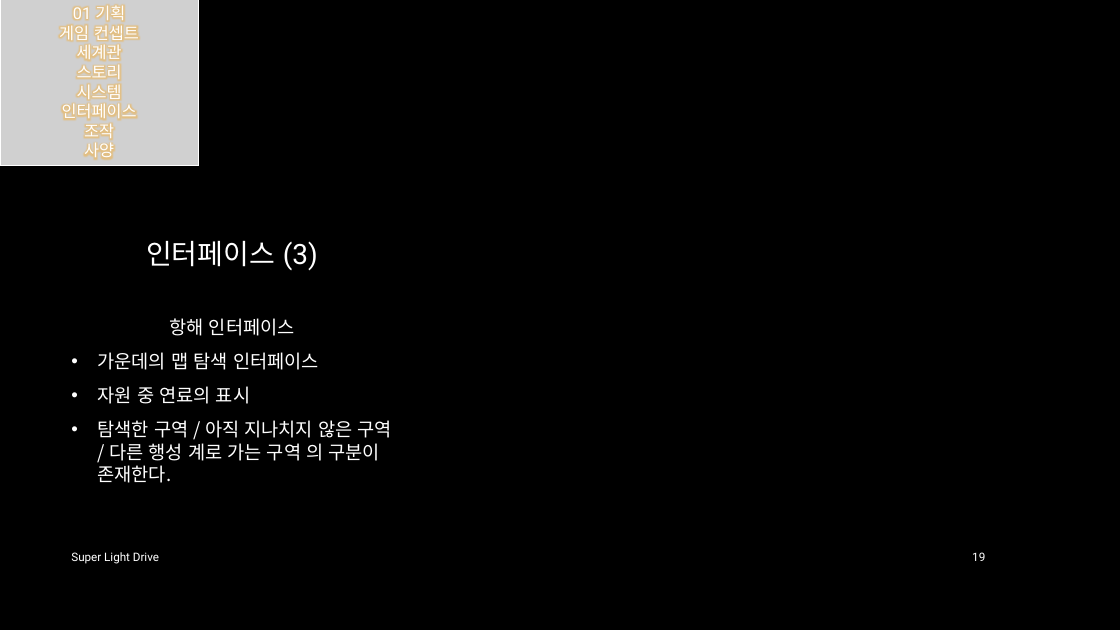
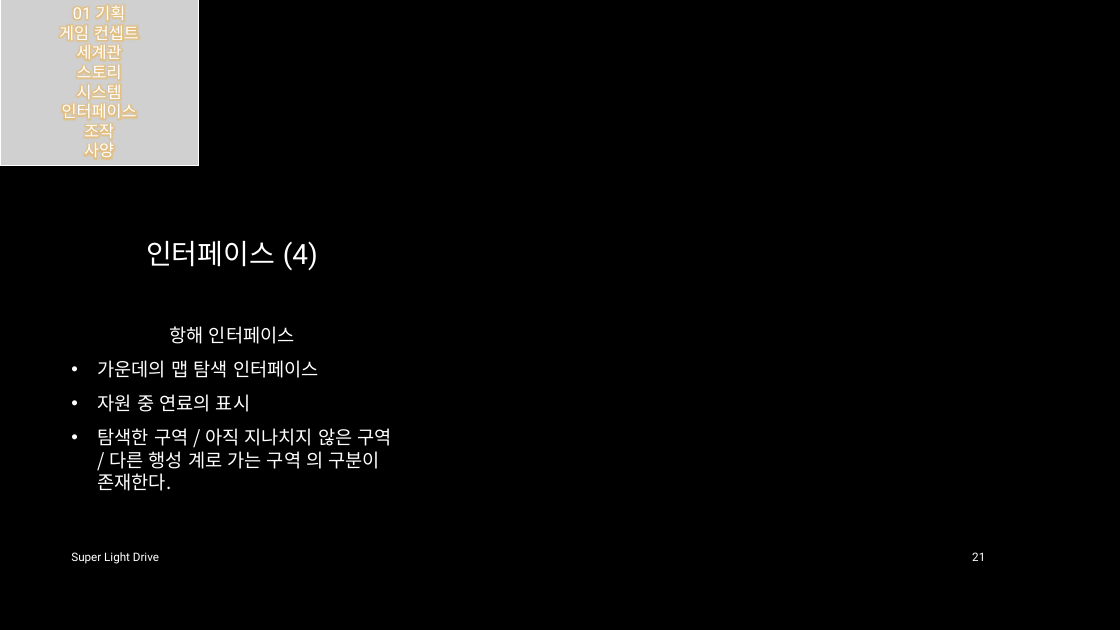
Before and after one commit to iconstudio/2017-Platformer, a slide deck: slide 21 of slides/SuperLightDrive_20171228.pptx (slide 19 before the commit). Drawn at 1120x630 pixels with LibreOffice and Linux fonts; fonts in the diff are those of the drawing; grey boxes stand for pictures; background and template pictures are left out. Boxes give left, top, right and bottom in pixels: in the first picture for what was removed or moved away, otherwise in the second. Text is boxed around its words. In the diff, an @@ line names an element or a change of style, - is before the commit and + after.

```diff
--- a/slides/SuperLightDrive_20171228.pptx
+++ b/slides/SuperLightDrive_20171228.pptx
@@ title at [146,240,318,270]: text changed @@
-인터페이스 (3)
+인터페이스 (4)
@@ text "항해 인터페이스" at [98,326,392,491]: vertical alignment middle to top @@
@@ page number at [972,552,985,561]: text changed @@
-19
+21
```
Also in this commit, not shown: 19 other slides changed, 5 slides added.
